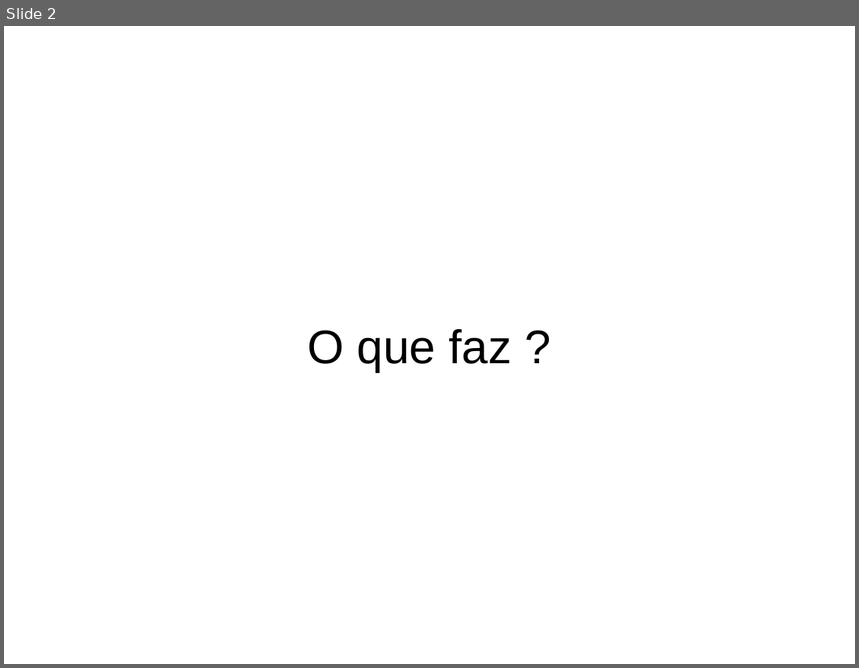
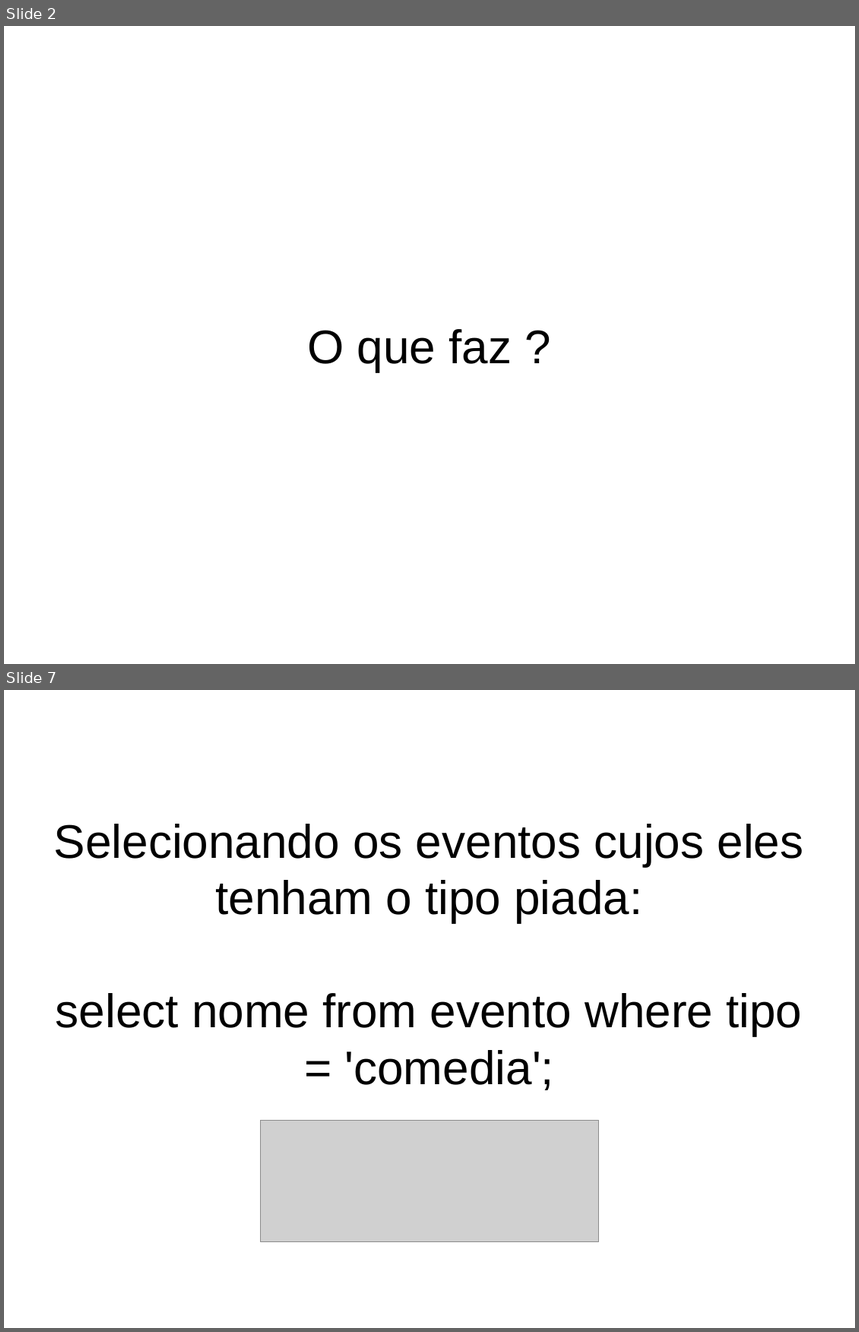
Before and after one commit to WagnerLucio123/Trabalho01, a slide deck: Trabalho de Banco de dados.odp. Shown one above the other, each under a label of ours: slide 2 before the commit, slides 2 and 7 after it; the slides between them are not shown. The pictures are 859x668 and 859x1332 pixels, drawn with LibreOffice and Linux fonts; fonts in the diff are those of the drawing; grey boxes stand for pictures; background and template pictures are left out. Boxes give left, top, right and bottom in pixels: in the first picture for what was removed or moved away, otherwise in the second. Text is boxed around its words. In the diff, an @@ line names an element or a change of style, - is before the commit and + after.

```diff
--- a/Trabalho de Banco de dados.odp
+++ b/Trabalho de Banco de dados.odp
@@ slide 7 added at [4,690,855,1328], background #FFFFFF @@
@@ title added at [54,824,804,1091], 44 pt, text #000000 @@
+Selecionando os eventos cujos eles tenham o tipo piada:
+select nome from evento where tipo = 'comedia';
@@ picture added at [260,1120,600,1242] @@
```
Also in this commit, not shown: 1 slide changed, 7 other slides added.
